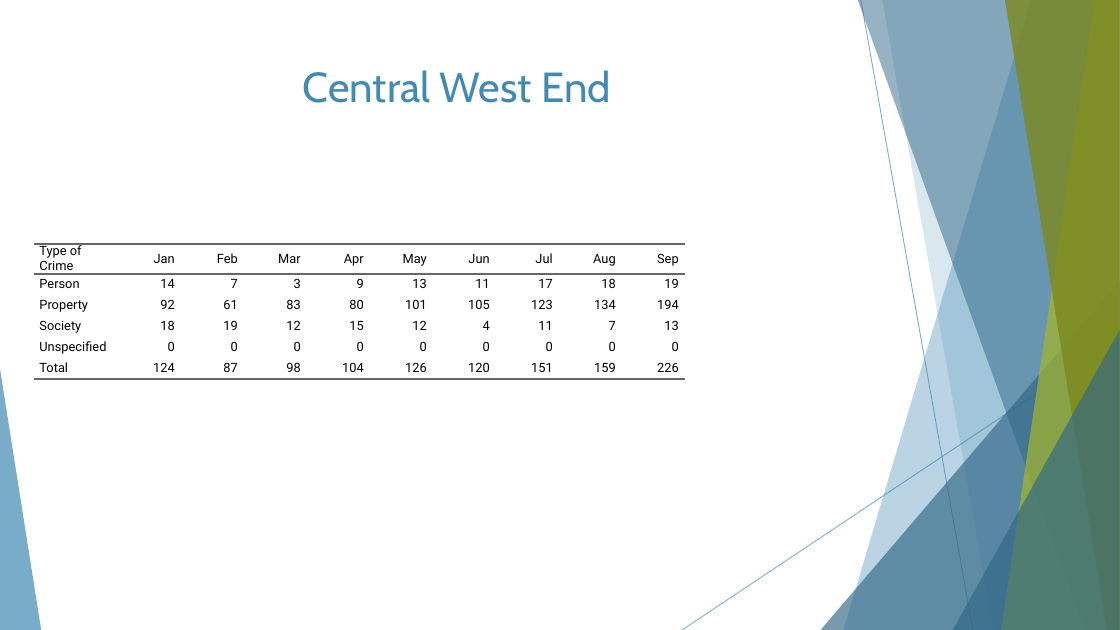
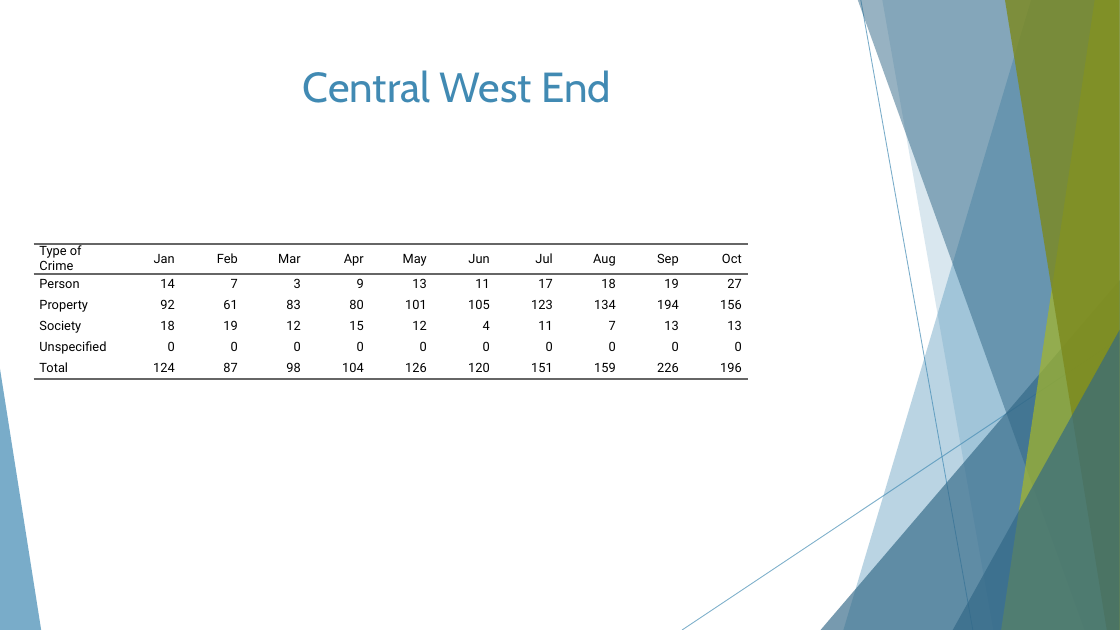
Before and after one commit to wumcrc/monthly-crime-reports, a slide deck: slide 17 of NIBRS/results/presentations/2021/October/fpse-bot-cwe-mc-October2021.pptx. Drawn at 1120x630 pixels with LibreOffice and Linux fonts; fonts in the diff are those of the drawing. Boxes give left, top, right and bottom in pixels: in the first picture for what was removed or moved away, otherwise in the second. Text is boxed around its words. In the diff, an @@ line names an element or a change of style, - is before the commit and + after.

```diff
--- a/NIBRS/results/presentations/2021/October/fpse-bot-cwe-mc-October2021.pptx
+++ b/NIBRS/results/presentations/2021/October/fpse-bot-cwe-mc-October2021.pptx
@@ table at (34, 244, 748, 496) @@
+column 11: Oct | 27 | 156 | 13 | 0 | 196
@@ table: place and size @@
-table at (34, 244, 685, 496)
+table at (34, 244, 748, 496)
```
Also in this commit, not shown: 3 other slides changed, 1 slide added, 4 other files.
